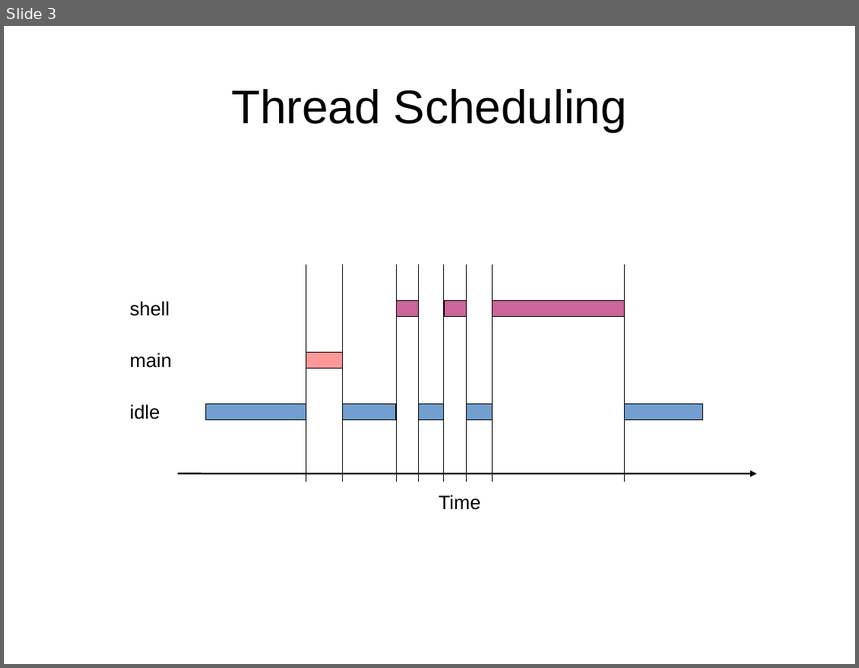
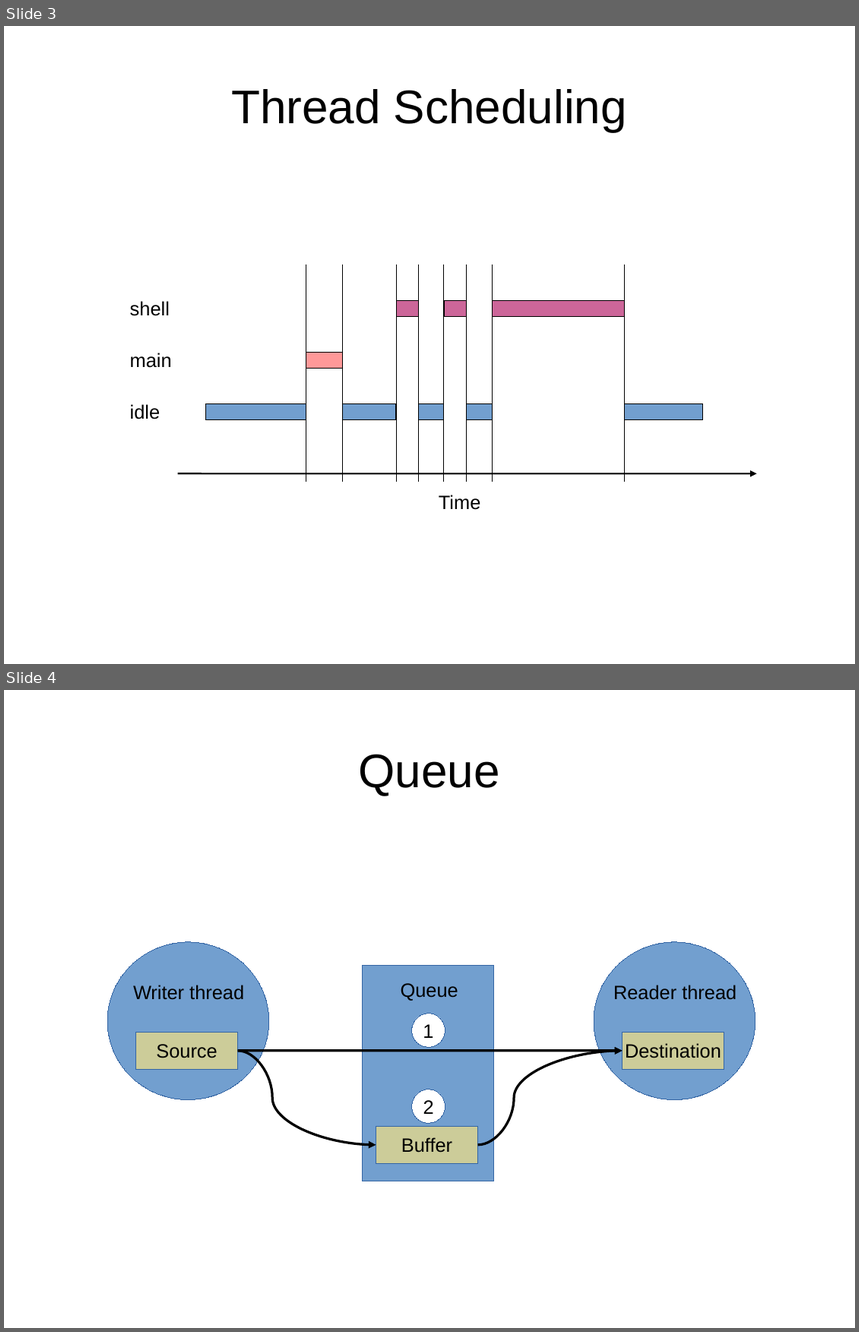
Before and after one commit to eerimoq/simba, a slide deck: doc/images/Simba.odp. Shown one above the other, each under a label of ours: slide 3 before the commit, slides 3 and 4 after it. The pictures are 859x668 and 859x1332 pixels, drawn with LibreOffice and Linux fonts; fonts in the diff are those of the drawing. Boxes give left, top, right and bottom in pixels: in the first picture for what was removed or moved away, otherwise in the second. Text is boxed around its words. In the diff, an @@ line names an element or a change of style, - is before the commit and + after.

Commit message:
Queue documentation.

```diff
--- a/doc/images/Simba.odp
+++ b/doc/images/Simba.odp
@@ slide 4 added at <box>4,690,855,1328</box>, background #FFFFFF @@
@@ title added at <box>359,754,500,796</box>, 44 pt, text #000000 @@
+Queue
@@ ellipse added at <box>107,942,269,1100</box>, fill #729FCF, outline #3465A4 0 pt @@
@@ ellipse added at <box>594,942,756,1100</box>, fill #729FCF, outline #3465A4 0 pt @@
@@ text added at <box>133,985,244,1000</box>, 18 pt, text #000000 @@
+Writer thread
@@ rectangle added at <box>363,965,493,1181</box>, fill #729FCF, outline #3465A4 0 pt @@
@@ text added at <box>401,983,458,1001</box>, 18 pt, text #000000 @@
+Queue
@@ text added at <box>614,985,737,1000</box>, 18 pt, text #000000 @@
+Reader thread
@@ ellipse added at <box>412,1014,445,1048</box>, fill #FFFFFF, outline #3465A4 0 pt, 18 pt, text #000000 @@
+1
@@ rectangle added at <box>136,1032,238,1069</box>, fill #CCCC99, outline #3465A4 0 pt, 18 pt, text #000000 @@
+Source
@@ curved arrow added from (238, 1051) to (376, 1145), #000000 2.3 pt @@
@@ curved arrow added from (238, 1051) to (623, 1051), #000000 2.3 pt @@
@@ curved arrow added from (478, 1145) to (623, 1051), #000000 2.3 pt @@
@@ rectangle added at <box>623,1032,724,1069</box>, fill #CCCC99, outline #3465A4 0 pt, 18 pt, text #000000 @@
+Destination
@@ ellipse added at <box>412,1089,445,1123</box>, fill #FFFFFF, outline #3465A4 0 pt, 18 pt, text #000000 @@
+2
@@ rectangle added at <box>376,1126,478,1163</box>, fill #CCCC99, outline #3465A4 0 pt, 18 pt, text #000000 @@
+Buffer
```
Also in this commit, not shown: 3 other files.
